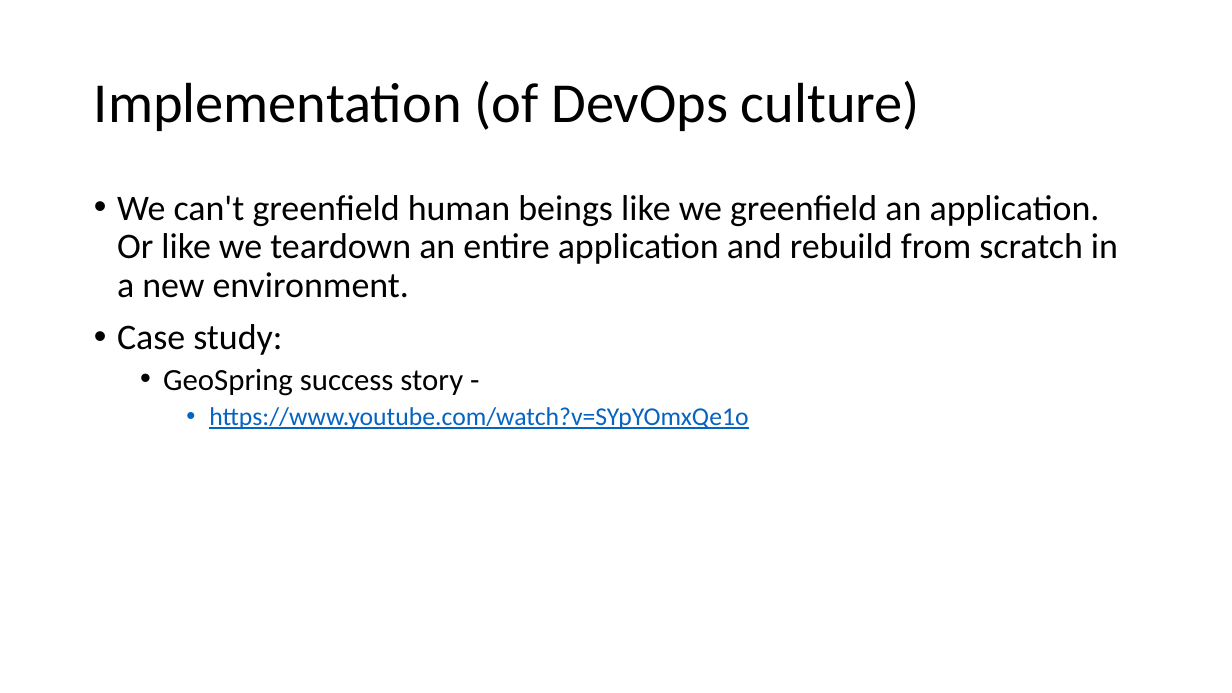
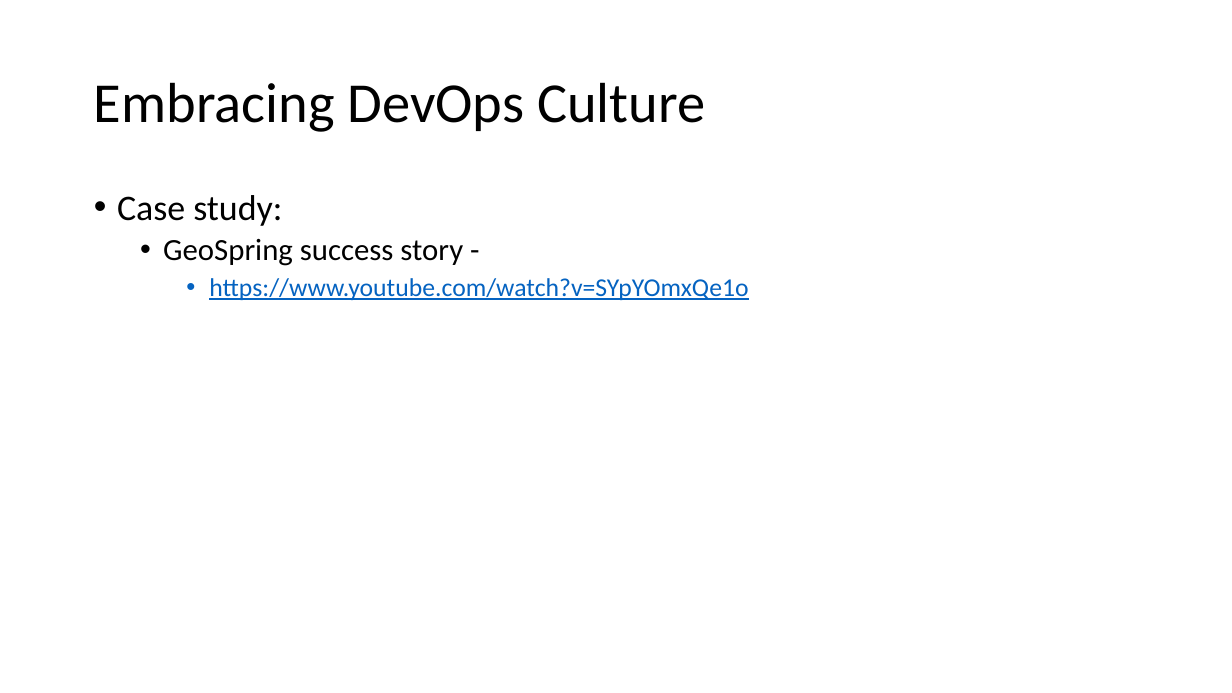
Before and after one commit to hkarthik7/meetup-talk-slides, a slide deck: slide 6 of Building-A-DevOps-Culture.pptx. Drawn at 1232x693 pixels with LibreOffice and Linux fonts; fonts in the diff are those of the drawing. Boxes give left, top, right and bottom in pixels: in the first picture for what was removed or moved away, otherwise in the second. Text is boxed around its words. In the diff, an @@ line names an element or a change of style, - is before the commit and + after.

Commit message:
Minor change

```diff
--- a/Building-A-DevOps-Culture.pptx
+++ b/Building-A-DevOps-Culture.pptx
@@ title at (94, 82, 705, 132): text changed @@
-Implementation (of DevOps culture)
+Embracing DevOps Culture
@@ text at (117, 195, 1118, 298): paragraph removed @@
-• We can't greenfield human beings like we greenfield an application. Or like we teardown an entire application and rebuild from scratch in a new environment.
```
Also in this commit, not shown: 1 other slide changed.
